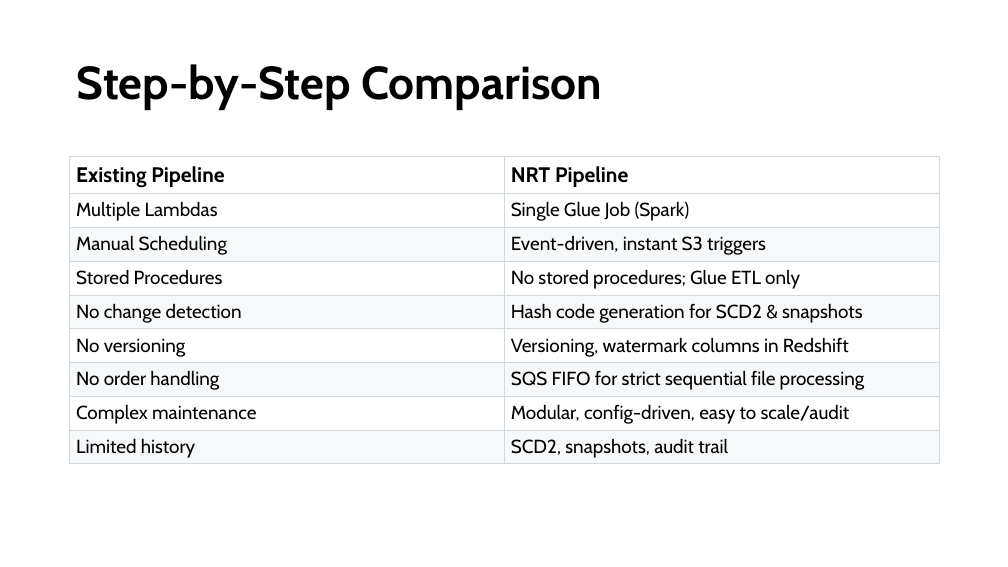
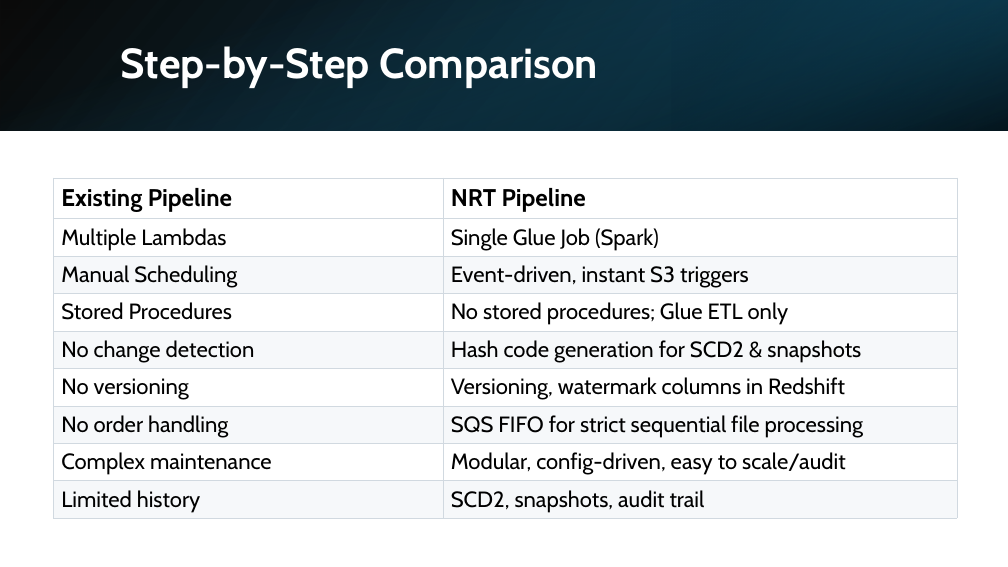
Before and after one commit to lokeshabobbala-wq/NRT_Pipeline, a slide deck: slide 4 of NRT Pipeline Modernization Overview.pptx. Drawn at 1008x567 pixels with LibreOffice and Linux fonts; fonts in the diff are those of the drawing. Boxes give left, top, right and bottom in pixels: in the first picture for what was removed or moved away, otherwise in the second. Text is boxed around its words. In the diff, an @@ line names an element or a change of style, - is before the commit and + after.

```diff
--- a/NRT Pipeline Modernization Overview.pptx
+++ b/NRT Pipeline Modernization Overview.pptx
@@ rectangle added at (0, 0, 1008, 130), fill gradient #000000 to #104862 @@
@@ rectangle added at (0, 0, 1008, 130), fill gradient #156082 to #000000 @@
@@ title "Step-by-Step Comparison": place and size @@
-title "Step-by-Step Comparison" at (77, 64, 602, 110)
+title "Step-by-Step Comparison" at (121, 46, 598, 88)
@@ title "Step-by-Step Comparison" at (121, 46, 598, 88): size 44 to 40 pt, text colour #000000 to #FFFFFF @@
@@ rectangle added at (672, 0, 1008, 130), fill gradient #0B3041 to #156082 @@
@@ table at (53, 178, 957, 518) @@
@@ size 20 to 23 pt in "Existing Pipeline", "NRT Pipeline" @@
@@ size 18 to 21 pt @@
@@ table: place and size @@
-table at (70, 157, 939, 464)
+table at (53, 178, 957, 518)
```
Also in this commit, not shown: 5 other slides changed, 1 slide added.
